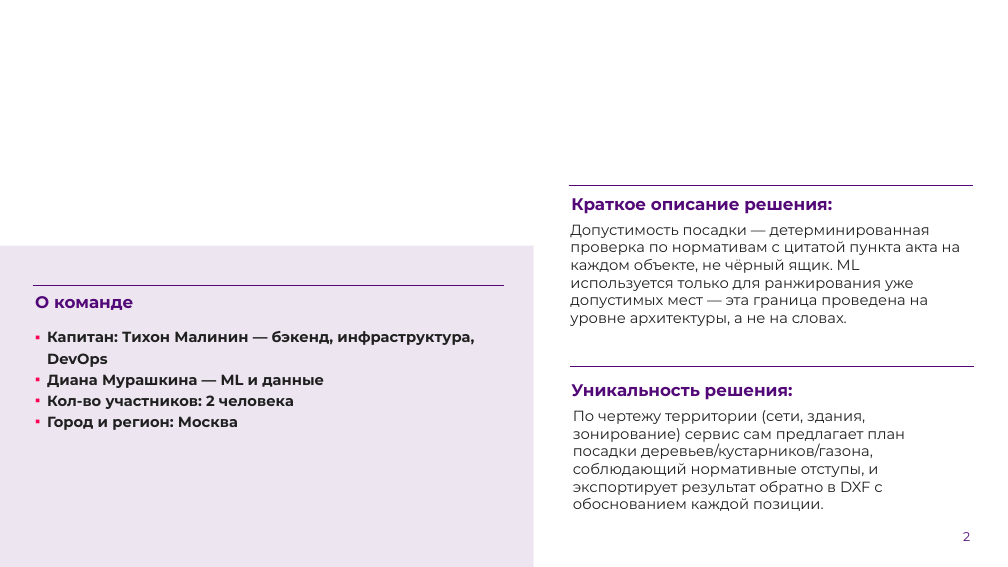
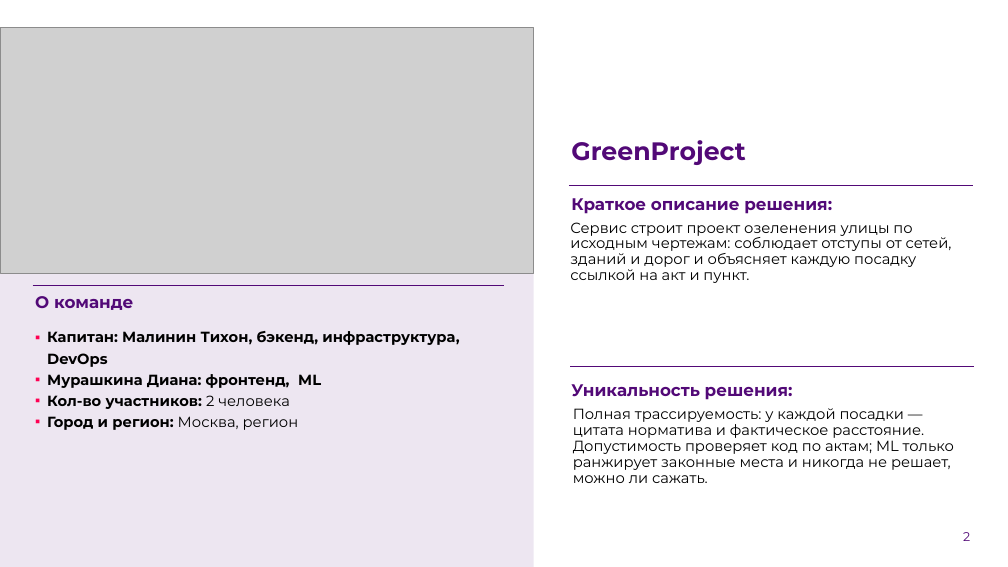
Before and after one commit to rearzty/green_project, a slide deck: slide 2 of docs/presentation/GreenProject_presentation.pptx. Drawn at 1008x567 pixels with LibreOffice and Linux fonts; fonts in the diff are those of the drawing; grey boxes stand for pictures; background and template pictures are left out. Boxes give left, top, right and bottom in pixels: in the first picture for what was removed or moved away, otherwise in the second. Text is boxed around its words. In the diff, an @@ line names an element or a change of style, - is before the commit and + after.

```diff
--- a/docs/presentation/GreenProject_presentation.pptx
+++ b/docs/presentation/GreenProject_presentation.pptx
@@ picture added at box(0, 28, 534, 274) @@
@@ title added at box(571, 140, 745, 165), 24 pt, text #520977, bold @@
+GreenProject
@@ text at box(570, 222, 952, 283): text changed; text colour #202020 to #000000 @@
-Допустимость посадки — детерминированная проверка по нормативам с цитатой пункта акта на каждом объекте, не чёрный ящик. ML используется только для ранжирования уже допустимых мест — эта граница проведена на уровне архитектуры, а не на словах.
+Сервис строит проект озеленения улицы по исходным чертежам: соблюдает отступы от сетей, зданий и дорог и объясняет каждую посадку ссылкой на акт и пункт.
@@ text at box(47, 331, 459, 388): text changed; text colour #202020 to #000000 @@
-▪ Капитан: Тихон Малинин — бэкенд, инфраструктура, DevOps
-▪ Диана Мурашкина — ML и данные
+▪ Капитан: Малинин Тихон, бэкенд, инфраструктура, DevOps
+▪ Мурашкина Диана: фронтенд, ML
@@ text at box(47, 416, 299, 430): text changed; text colour #202020 to #000000 @@
-▪ Город и регион: Москва
+▪ Город и регион: Москва, регион
@@ text at box(47, 395, 289, 409): text colour #202020 to #000000 in "Кол-во участников: 2 человека"; bold off in "2 человека" @@
@@ text at box(573, 408, 954, 483): text changed; text colour #202020 to #000000 @@
-По чертежу территории (сети, здания, зонирование) сервис сам предлагает план посадки деревьев/кустарников/газона, соблюдающий нормативные отступы, и экспортирует результат обратно в DXF с обоснованием каждой позиции.
+Полная трассируемость: у каждой посадки — цитата норматива и фактическое расстояние. Допустимость проверяет код по актам; ML только ранжирует законные места и никогда не решает, можно ли сажать.
```
Also in this commit, not shown: 3 other slides changed, 9 slides added, 15 slides removed.
